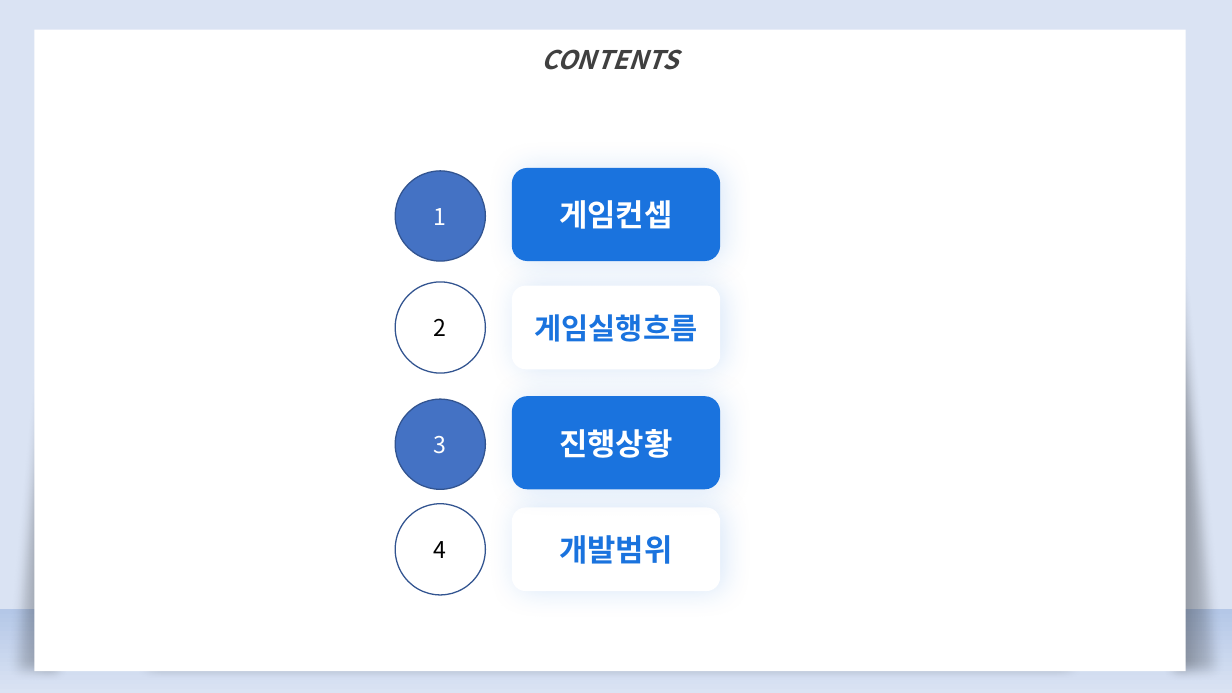
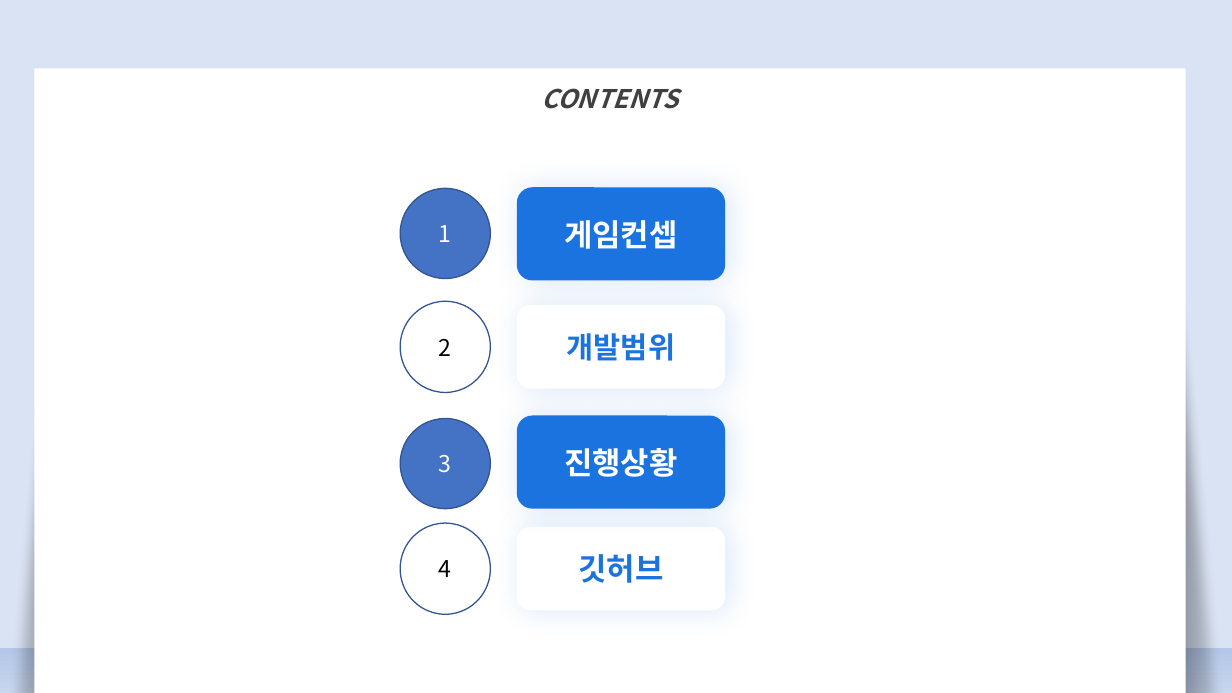
Before and after one commit to kimkyuhi/make-game, a slide deck: slide 2 of 발표/2DGP 게임 계획발표01.pptx. Drawn at 1232x693 pixels with LibreOffice and Linux fonts; fonts in the diff are those of the drawing. Boxes give left, top, right and bottom in pixels: in the first picture for what was removed or moved away, otherwise in the second. Text is boxed around its words. In the diff, an @@ line names an element or a change of style, - is before the commit and + after.

```diff
--- a/발표/2DGP 게임 계획발표01.pptx
+++ b/발표/2DGP 게임 계획발표01.pptx
@@ rounded rectangle removed at [512,286,720,370] @@
-게임실행흐름
@@ rounded rectangle "개발범위": place and size @@
-rounded rectangle "개발범위" at [512,507,720,592]
+rounded rectangle "개발범위" at [517,305,725,389]
@@ rounded rectangle "개발범위" at [517,305,725,389]: size 24 to 23 pt @@
@@ 4 ellipses, 2 rounded rectangles: place and size @@
-4 ellipses, 2 rounded rectangles at [396,168,720,595]
+4 ellipses, 2 rounded rectangles at [400,188,725,615]
@@ rounded rectangle added at [517,527,725,611], fill #FFFFFF, 24 pt, text #1A73DE, bold @@
+깃허브
@@ 2 rectangles, 2 right triangles: place and size @@
-2 rectangles, 2 right triangles at [0,0,1232,693]
+2 rectangles, 2 right triangles at [0,39,1232,693]
```
Also in this commit, not shown: 4 other slides changed, 1 slide added, 1 slide removed, 2 other files.
